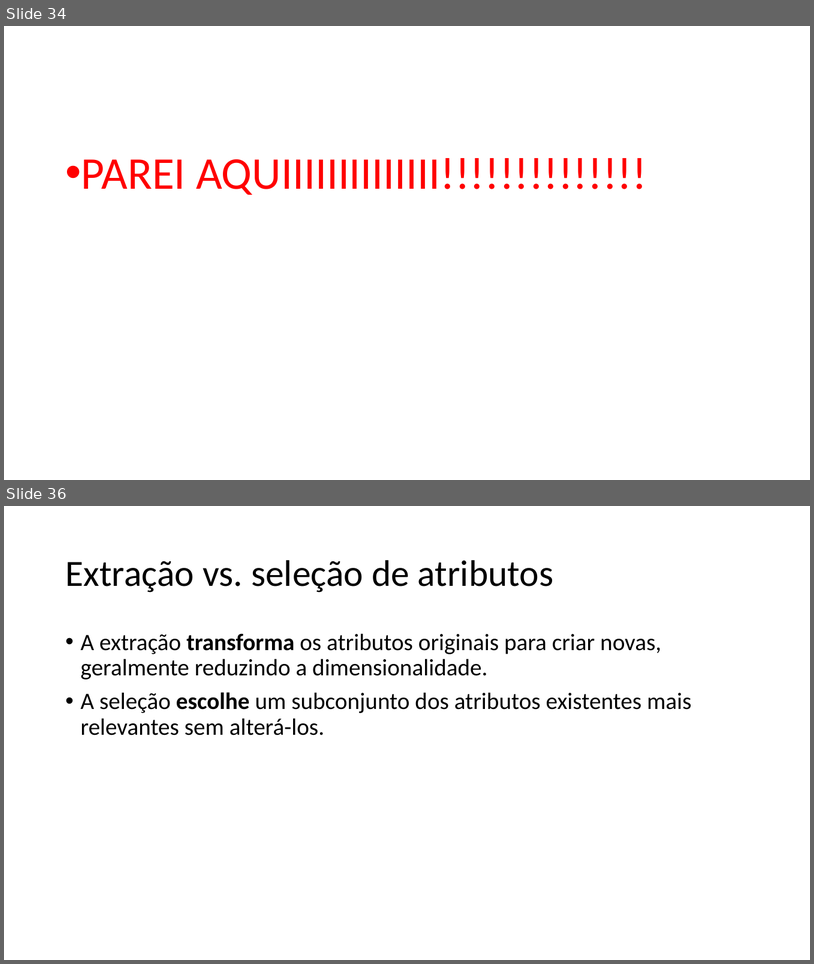
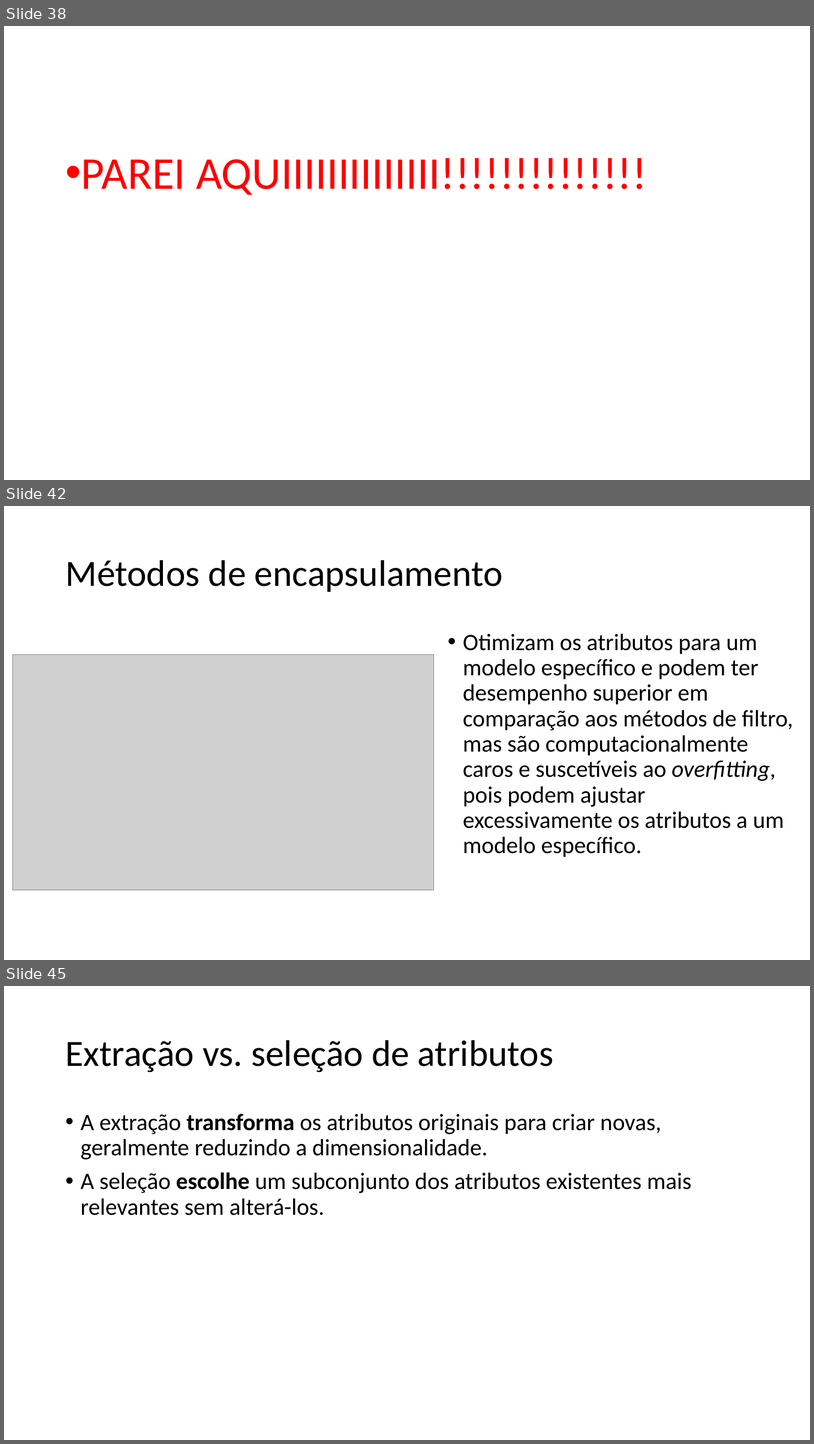
Before and after one commit to zz4fap/c24_inteligencia_artificial, a slide deck: slides/C24_Transformações.pptx. Shown one above the other, each under a label of ours: slides 34 and 36 before the commit, slides 38, 42 and 45 after it; the slides between them are not shown. The pictures are 814x964 and 814x1444 pixels, drawn with LibreOffice and Linux fonts; fonts in the diff are those of the drawing; grey boxes stand for pictures. Boxes give left, top, right and bottom in pixels: in the first picture for what was removed or moved away, otherwise in the second. Text is boxed around its words. In the diff, an @@ line names an element or a change of style, - is before the commit and + after.

```diff
--- a/slides/C24_Transformações.pptx
+++ b/slides/C24_Transformações.pptx
@@ slide 42 added at [4,506,810,960], background #FFFFFF @@
@@ title added at [65,560,503,592], 44 pt, text #000000 @@
+Métodos de encapsulamento
@@ text added at [463,633,793,857], 28 pt, text #000000 @@
+• Otimizam os atributos para um modelo específico e podem ter desempenho superior em comparação aos métodos de filtro, mas são computacionalmente caros e suscetíveis ao overfitting, pois podem ajustar excessivamente os atributos a um modelo específico.
@@ picture added at [12,654,434,889] @@
@@ what was slide 34 is now slide 38 @@
@@ what was slide 36 is now slide 45 @@
```
Also in this commit, not shown: 2 slides changed, 8 other slides added, 1 slide removed.
